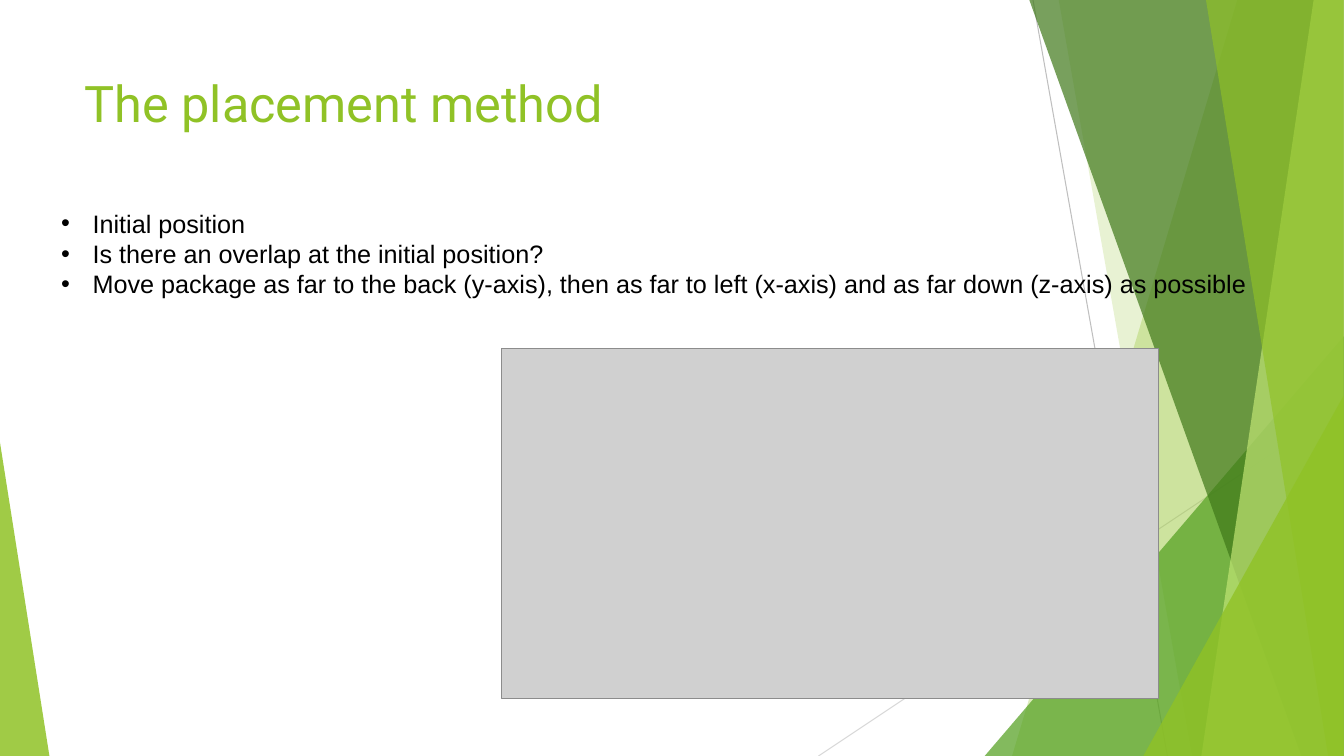
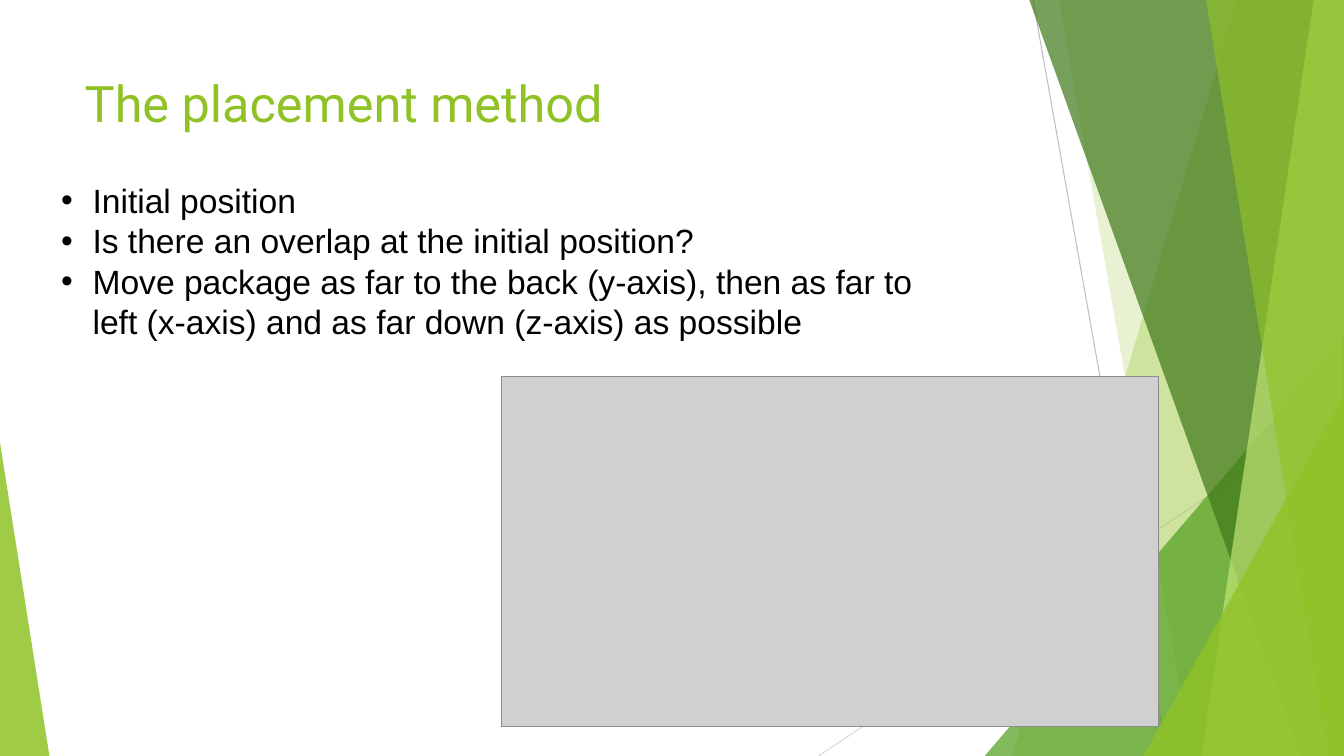
Before and after one commit to swengeler/PP3, a slide deck: slide 5 of Report, presentation and related stuff/Knapsack_problem.pptx. Drawn at 1344x756 pixels with LibreOffice and Linux fonts; fonts in the diff are those of the drawing; grey boxes stand for pictures. Boxes give left, top, right and bottom in pixels: in the first picture for what was removed or moved away, otherwise in the second. Text is boxed around its words. In the diff, an @@ line names an element or a change of style, - is before the commit and + after.

```diff
--- a/Report, presentation and related stuff/Knapsack_problem.pptx
+++ b/Report, presentation and related stuff/Knapsack_problem.pptx
@@ text "Initial position": place and size @@
-text "Initial position" at [93, 214, 1245, 299]
+text "Initial position" at [93, 188, 912, 341]
@@ text "Initial position" at [93, 188, 912, 341]: size 18 to 24 pt @@
@@ picture: place and size @@
-picture at [502, 349, 1158, 699]
+picture at [502, 377, 1158, 727]
```
Also in this commit, not shown: 5 other slides changed, 1 other file.
